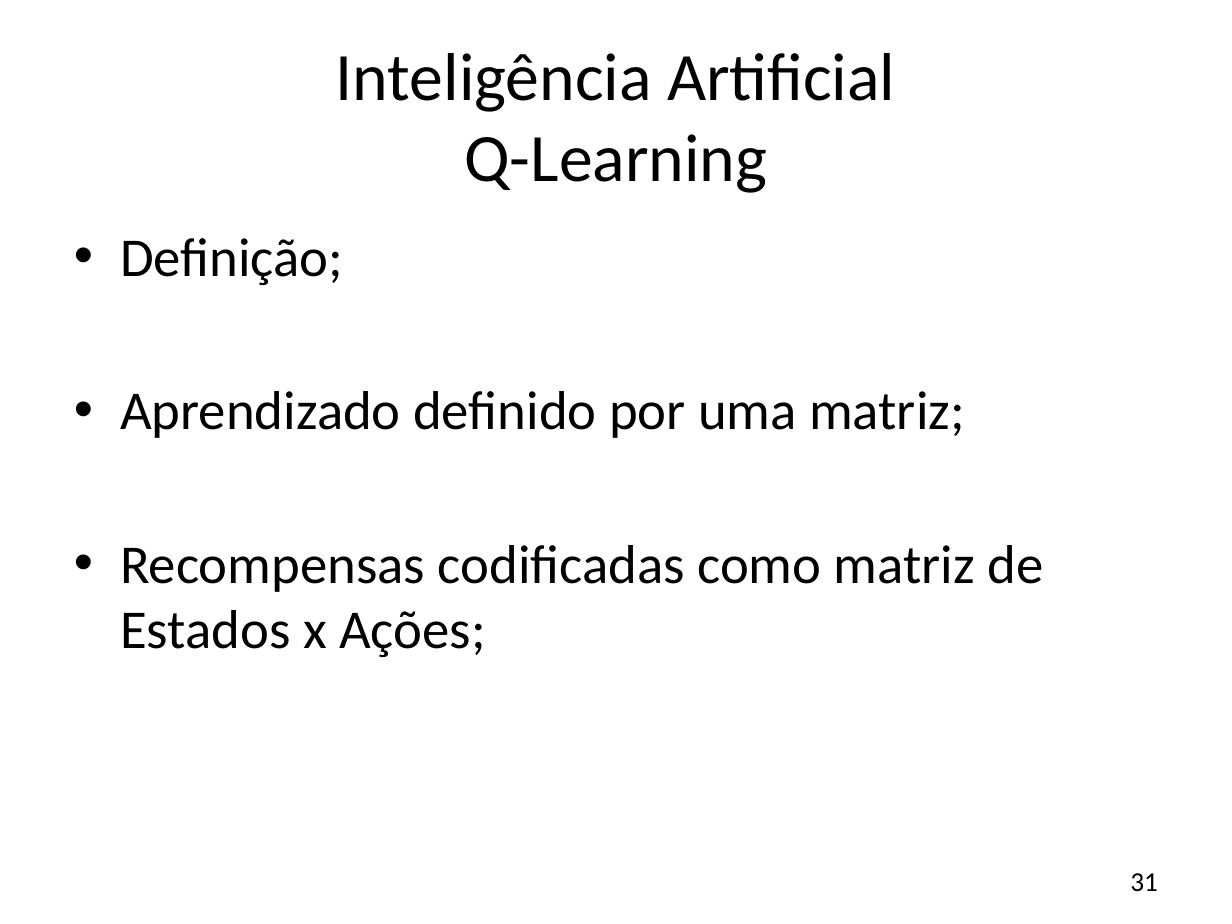
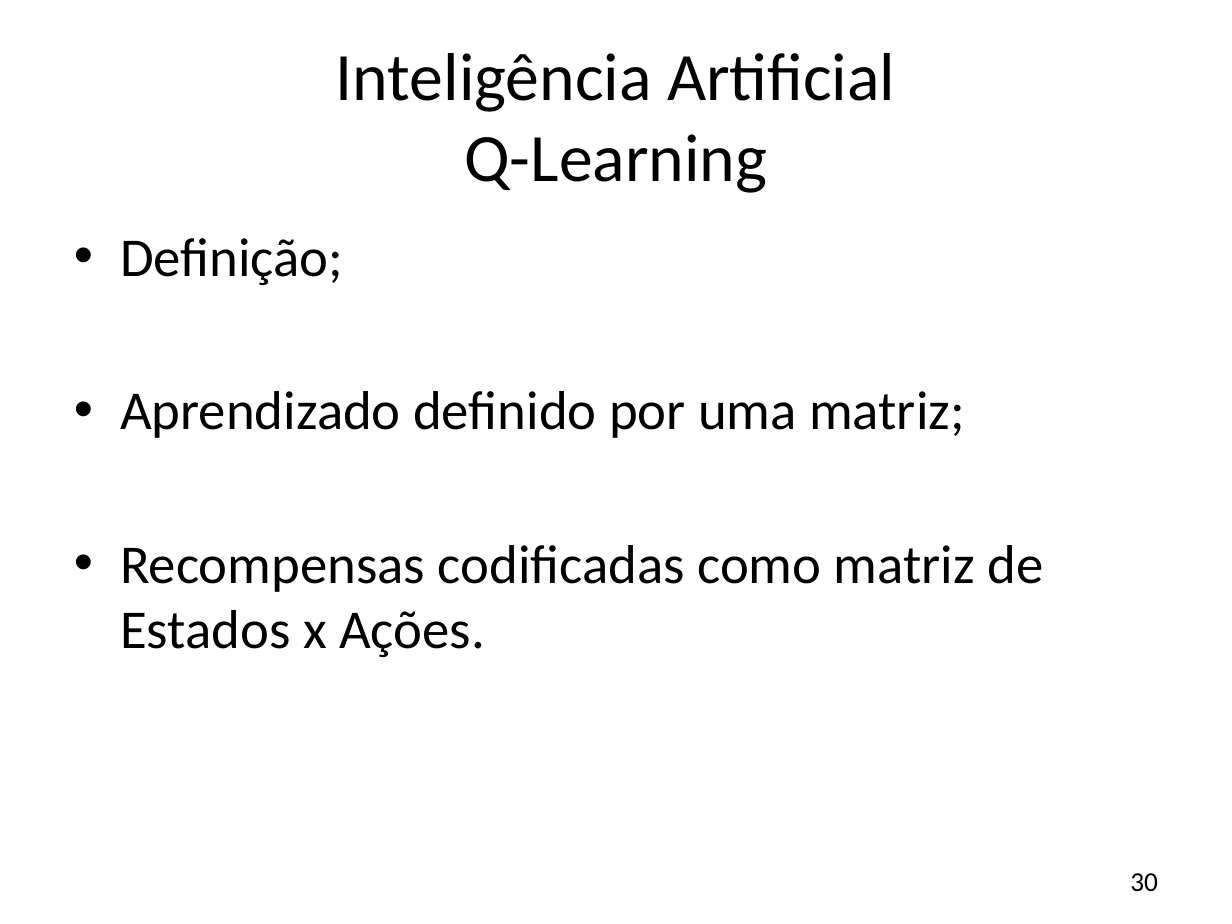
Before and after one commit to JonathanOhara/dissertacao, a slide deck: slide 30 of Apresentação Qualificação.pptx (slide 31 before the commit). Drawn at 1232x924 pixels with LibreOffice and Linux fonts; fonts in the diff are those of the drawing; background and template pictures are left out. Boxes give left, top, right and bottom in pixels: in the first picture for what was removed or moved away, otherwise in the second. Text is boxed around its words. In the diff, an @@ line names an element or a change of style, - is before the commit and + after.

```diff
--- a/Apresentação Qualificação.pptx
+++ b/Apresentação Qualificação.pptx
@@ text at bbox=[120, 545, 1043, 657]: text changed @@
-• Recompensas codificadas como matriz de Estados x Ações;
+• Recompensas codificadas como matriz de Estados x Ações.
@@ page number at bbox=[1130, 873, 1158, 892]: text changed @@
-31
+30
```
Also in this commit, not shown: 9 other slides changed, 1 slide removed.
